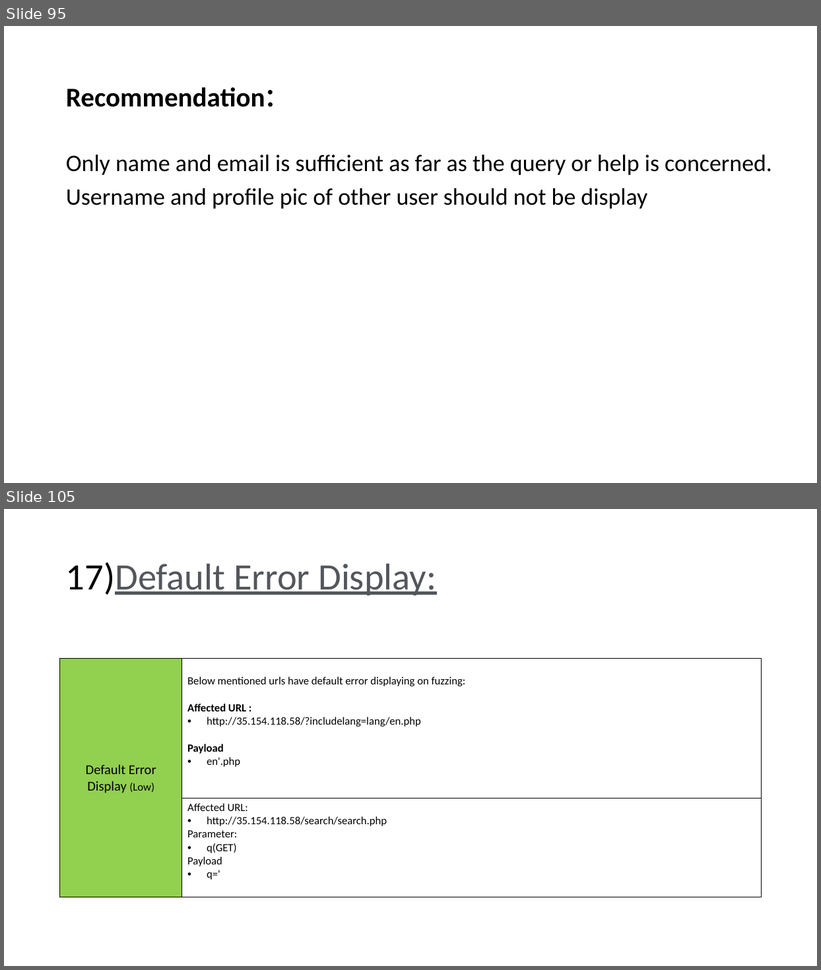
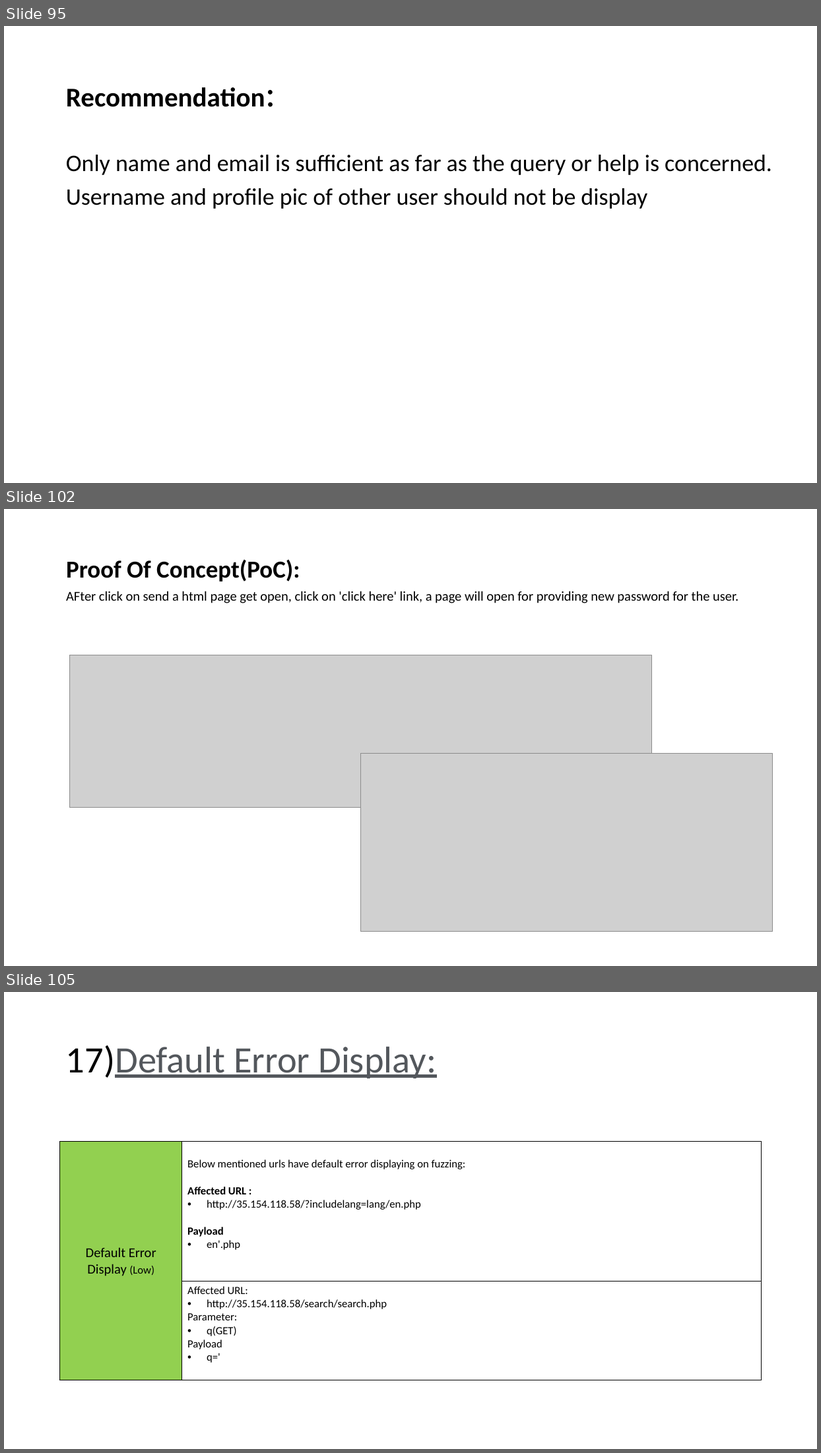
Before and after one commit to RocktimRajkumar/CEH-hack-a-thon, a slide deck: reports/Lifestyle Store/LifeStyle Store Application Reports.pptx. Shown one above the other, each under a label of ours: slides 95 and 105 before the commit, slides 95, 102 and 105 after it; the slides between them are not shown. The pictures are 821x970 and 821x1453 pixels, drawn with LibreOffice and Linux fonts; fonts in the diff are those of the drawing; grey boxes stand for pictures. Boxes give left, top, right and bottom in pixels: in the first picture for what was removed or moved away, otherwise in the second. Text is boxed around its words. In the diff, an @@ line names an element or a change of style, - is before the commit and + after.

```diff
--- a/reports/Lifestyle Store/LifeStyle Store Application Reports.pptx
+++ b/reports/Lifestyle Store/LifeStyle Store Application Reports.pptx
@@ slide 102 added at (4,509,817,966), background #FFFFFF @@
@@ title added at (66,560,300,582), 28.8 pt, text #000000, bold @@
+Proof Of Concept(PoC):
@@ text added at (66,591,739,603), 16 pt, text #000000 @@
+AFter click on send a html page get open, click on 'click here' link, a page will open for providing new password for the user.
@@ picture added at (70,656,652,808) @@
@@ picture added at (361,754,773,931) @@
```
Also in this commit, not shown: 6 slides changed, 3 other slides added, 4 slides removed, 1 other file.
